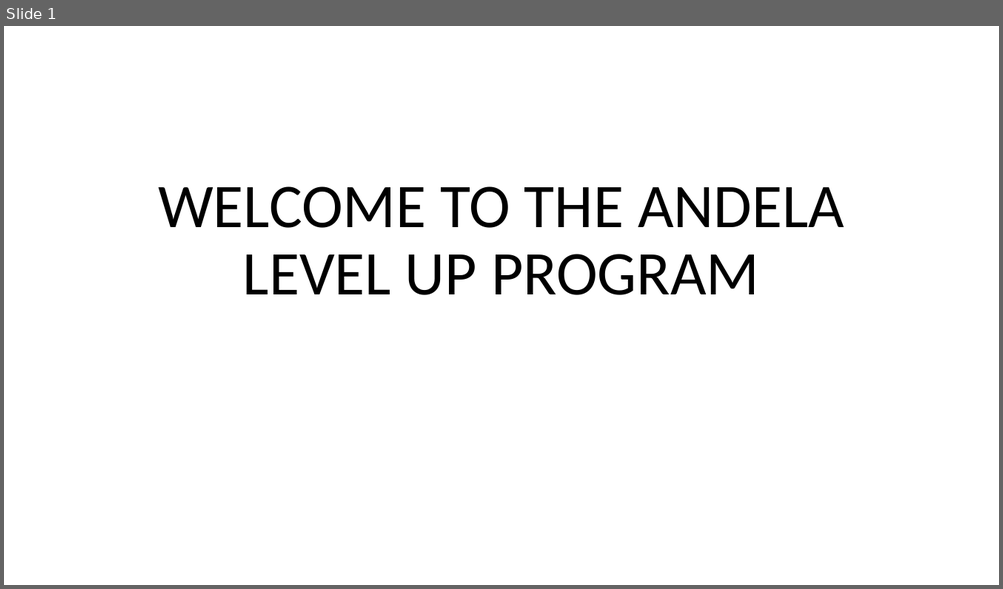
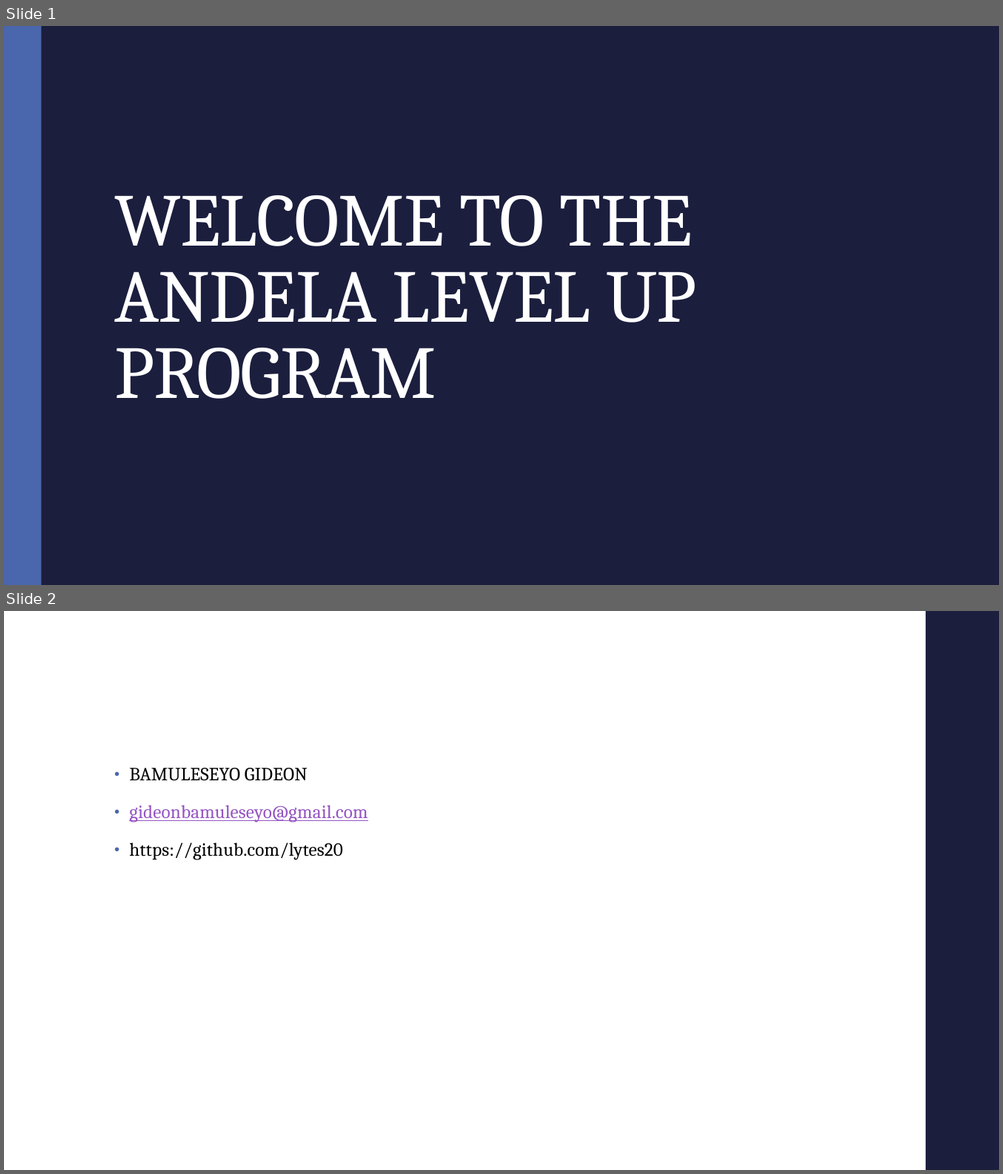
Before and after one commit to lytes20/Andela-LevelUp, a slide deck: Andela LevelUp Introduction.pptx. Shown one above the other, each under a label of ours: slide 1 before the commit, slides 1 and 2 after it. The pictures are 1003x589 and 1003x1174 pixels, drawn with LibreOffice and Linux fonts; fonts in the diff are those of the drawing. Boxes give left, top, right and bottom in pixels: in the first picture for what was removed or moved away, otherwise in the second. Text is boxed around its words. In the diff, an @@ line names an element or a change of style, - is before the commit and + after.

```diff
--- a/Andela LevelUp Introduction.pptx
+++ b/Andela LevelUp Introduction.pptx
@@ slide 2 added at [4, 611, 999, 1170], background #FFFFFF @@
@@ rectangle added at [925, 611, 999, 1170], fill #1B1E3E @@
@@ text added at [129, 768, 367, 860], 18 pt, text #000000 @@
+• BAMULESEYO GIDEON
+• gideonbamuleseyo@gmail.com
+• https://github.com/lytes20
@@ slide 1 changed as well @@
@@ background #FFFFFF to #1B1E3E @@
@@ rectangle added at [4, 26, 41, 585], fill #4A66AC @@
@@ title "WELCOME TO THE ANDELA LEVEL ...": place and size @@
-title "WELCOME TO THE ANDELA LEVEL ..." at [158, 187, 844, 295]
+title "WELCOME TO THE ANDELA LEVEL ..." at [114, 195, 696, 399]
@@ title "WELCOME TO THE ANDELA LEVEL ..." at [114, 195, 696, 399]: size 60 to 72 pt, font Calibri to Cambria, text colour #000000 to #FFFFFF, letter spacing 0 to -0.5 pt; alignment centre to left; line spacing 0.9 to 0.85 @@
```
Also in this commit, not shown: 3 other slides changed, 3 other slides added, 1 slide removed, 6 other files.
